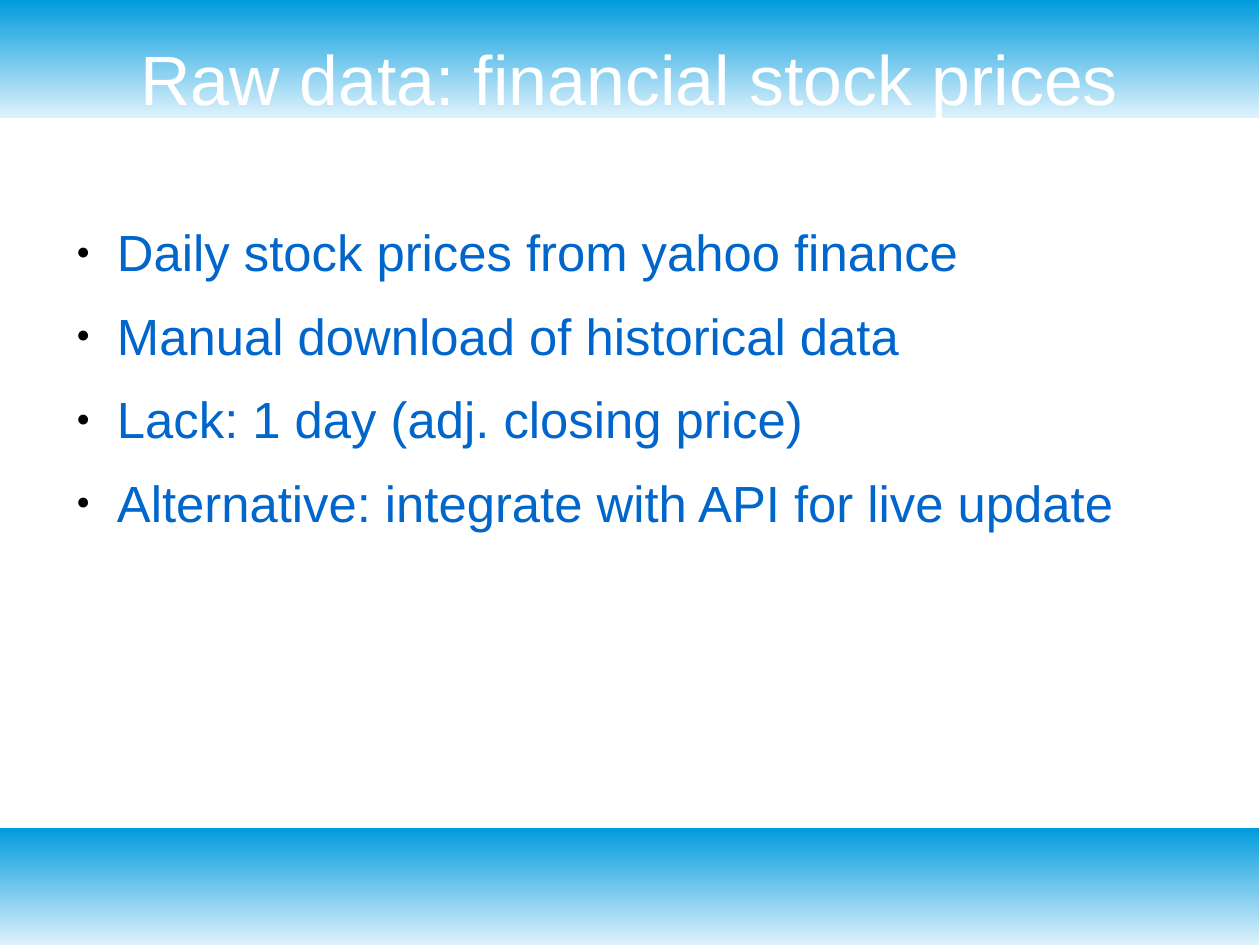
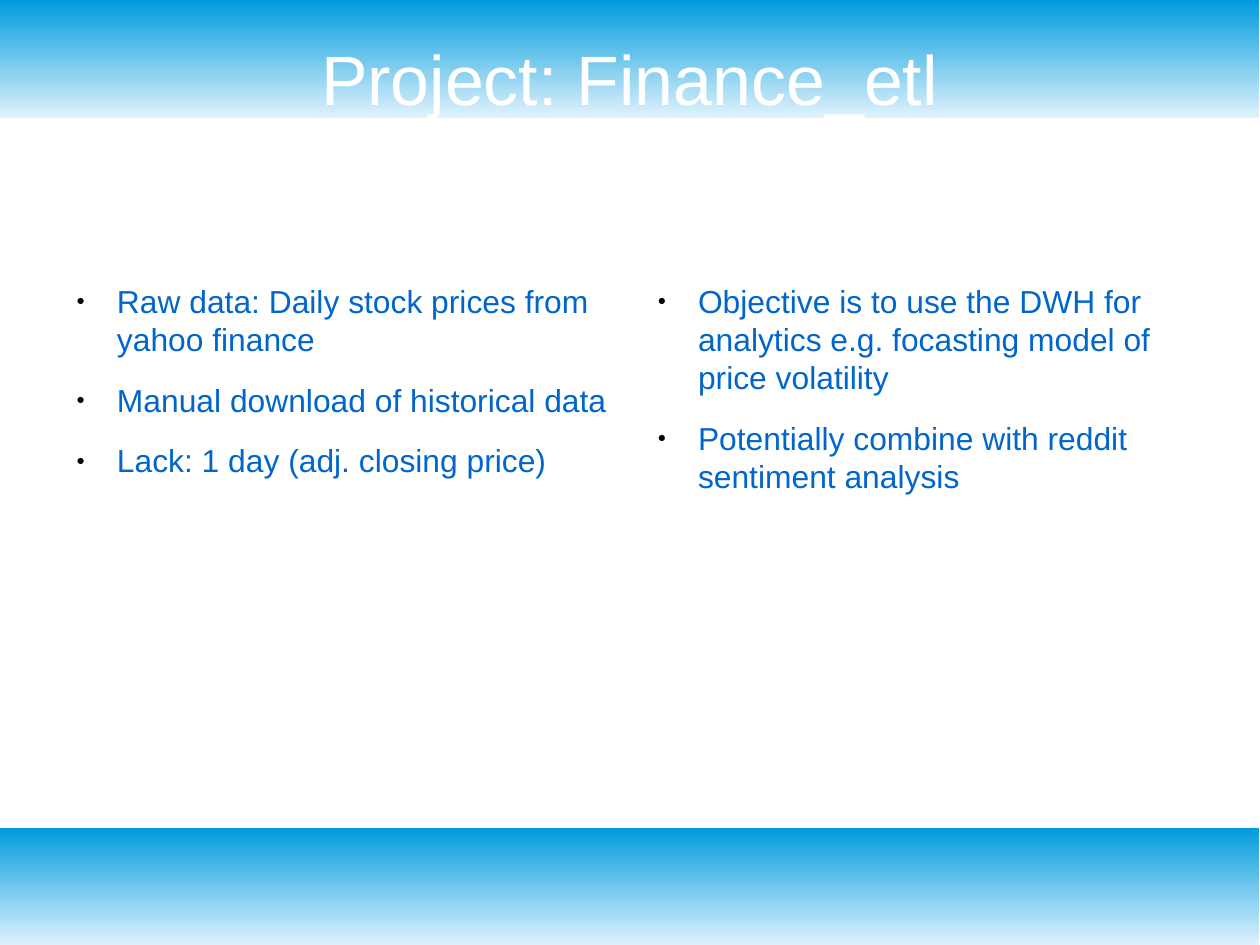
Before and after one commit to MartinBA741/finance_etl, a slide deck: slide 3 of presentation.odp. Drawn at 1260x945 pixels with LibreOffice and Linux fonts; fonts in the diff are those of the drawing. Boxes give left, top, right and bottom in pixels: in the first picture for what was removed or moved away, otherwise in the second. Text is boxed around its words. In the diff, an @@ line names an element or a change of style, - is before the commit and + after.

Commit message:
add presentation

```diff
--- a/presentation.odp
+++ b/presentation.odp
@@ title at (321,49,938,118): text changed @@
-Raw data: financial stock prices
+Project: Finance_etl
@@ text at (117,290,589,357): text changed; size 32 to 20 pt @@
-● Daily stock prices from yahoo finance
+● Raw data: Daily stock prices from yahoo finance
@@ text added at (698,290,1150,494), 20 pt, text #0066CC @@
+● Objective is to use the DWH for analytics e.g. focasting model of price volatility
+● Potentially combine with reddit sentiment analysis
@@ text at (117,389,606,478): size 32 to 20 pt in "Manual download of historical data", "Lack: 1 day (adj. closing price)" @@
@@ text at (117,485,1113,532): paragraph removed @@
-● Alternative: integrate with API for live update
```
Also in this commit, not shown: 3 other slides changed, 1 slide added, 2 slides removed.
